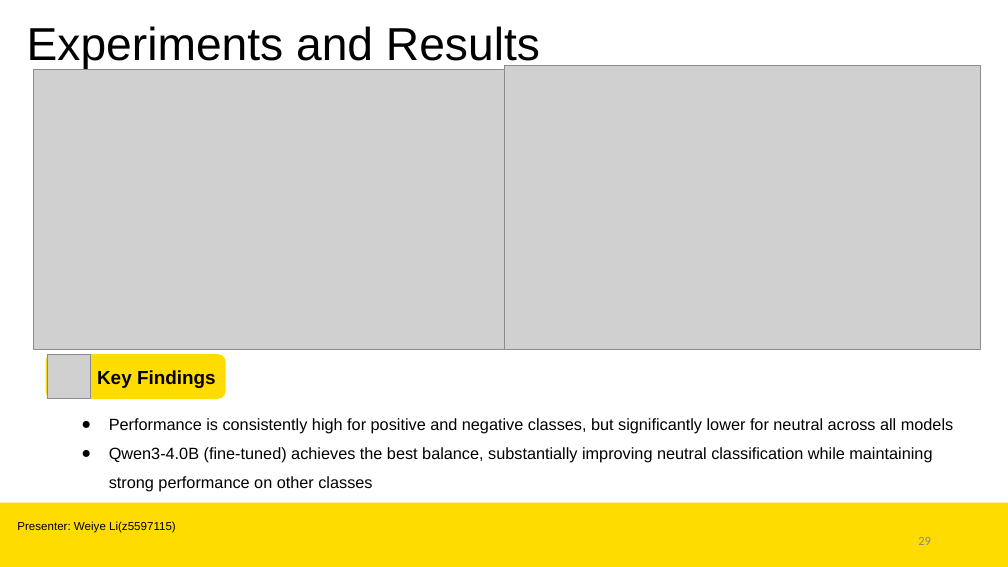
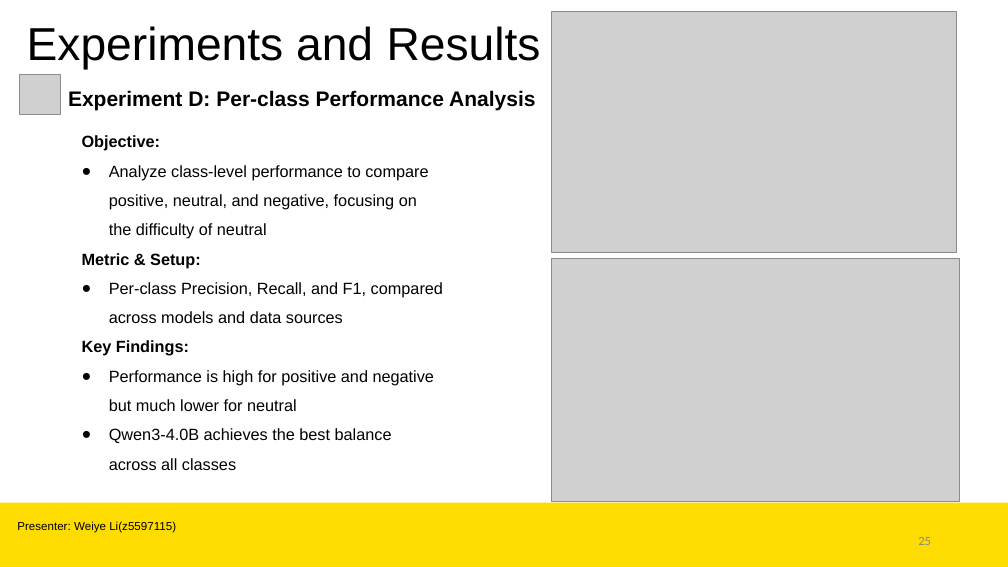
Before and after one commit to SenRanja/CloseClaw, a slide deck: slide 25 of presentation/CloseClowPresentation.pptx (slide 29 before the commit). Drawn at 1008x567 pixels with LibreOffice and Linux fonts; fonts in the diff are those of the drawing; grey boxes stand for pictures; background and template pictures are left out. Boxes give left, top, right and bottom in pixels: in the first picture for what was removed or moved away, otherwise in the second. Text is boxed around its words. In the diff, an @@ line names an element or a change of style, - is before the commit and + after.

```diff
--- a/presentation/CloseClowPresentation.pptx
+++ b/presentation/CloseClowPresentation.pptx
@@ picture added at <box>552,11,957,253</box> @@
@@ picture added at <box>20,74,60,114</box> @@
@@ picture removed at <box>34,69,504,349</box> @@
@@ picture removed at <box>504,65,982,349</box> @@
@@ text added at <box>68,90,535,110</box>, 20 pt, text #000000, bold @@
+Experiment D: Per-class Performance Analysis
@@ text added at <box>82,135,443,470</box>, 15.5 pt, text #000000 @@
+Objective:
+● Analyze class-level performance to compare positive, neutral, and negative, focusing on the difficulty of neutral
+Metric & Setup:
+● Per-class Precision, Recall, and F1, compared across models and data sources
+Key Findings:
+● Performance is high for positive and negative but much lower for neutral
+● Qwen3-4.0B achieves the best balance across all classes
@@ picture added at <box>552,258,960,501</box> @@
@@ rounded rectangle removed at <box>45,355,225,399</box> @@
-Key Findings
@@ picture removed at <box>47,355,91,399</box> @@
@@ text removed at <box>109,418,953,492</box> @@
-● Performance is consistently high for positive and negative classes, but significantly lower for neutral across all models
-● Qwen3-4.0B (fine-tuned) achieves the best balance, substantially improving neutral classification while maintaining strong performance on other classes
```
Also in this commit, not shown: 4 other slides changed, 1 slide added, 6 slides removed, 2 other files.
